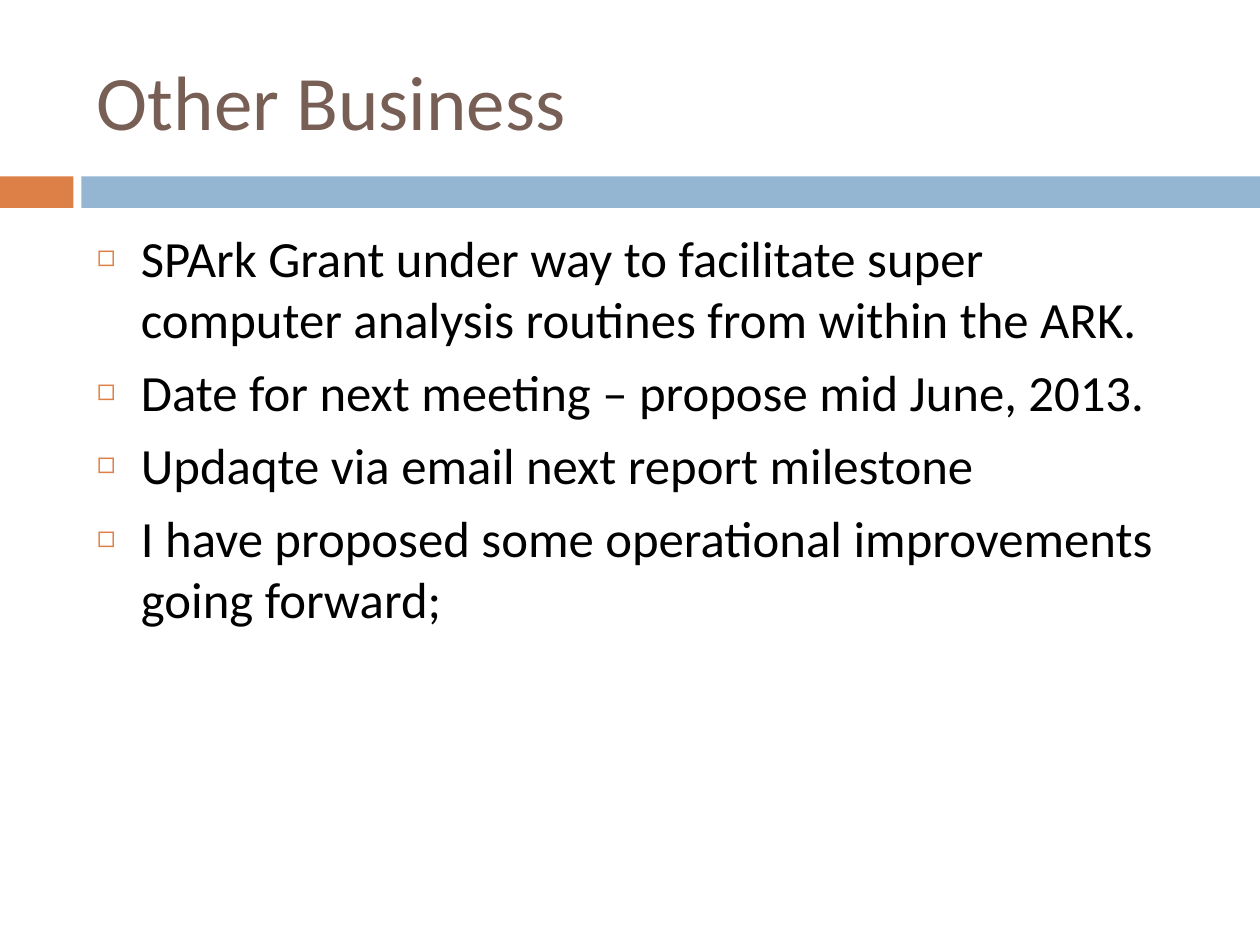
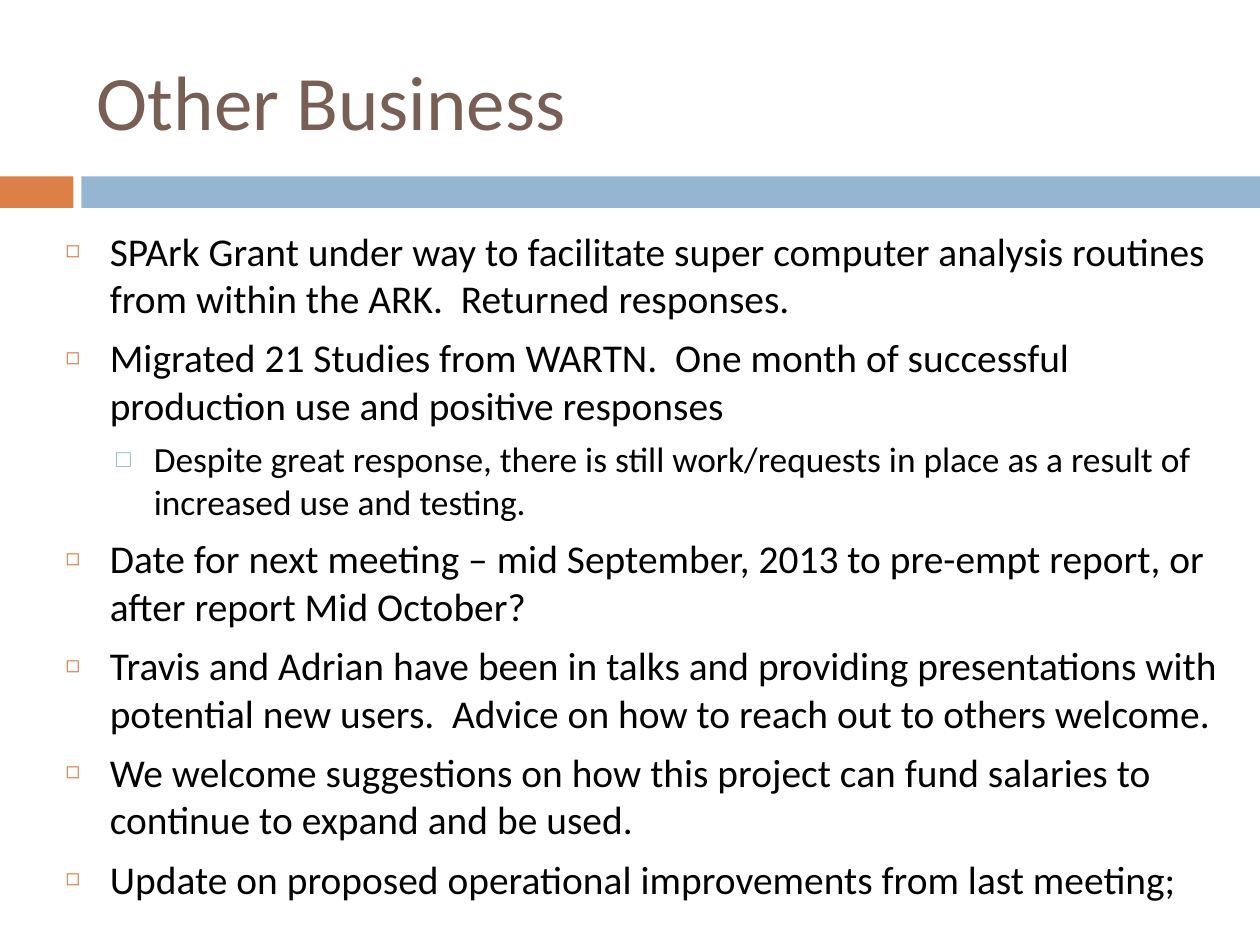
Before and after one commit to tranaweera/ark-informatics, a slide deck: slide 9 of ARK/trunk/usefulTools/TestFilesAndDocuments/steering committee/NeCTAR/Steering Committee Meetings/Steering Committee Meeting June_2013.pptx. Drawn at 1260x945 pixels with LibreOffice and Linux fonts; fonts in the diff are those of the drawing. Boxes give left, top, right and bottom in pixels: in the first picture for what was removed or moved away, otherwise in the second. Text is boxed around its words. In the diff, an @@ line names an element or a change of style, - is before the commit and + after.

```diff
--- a/ARK/trunk/usefulTools/TestFilesAndDocuments/steering committee/NeCTAR/Steering Committee Meetings/Steering Committee Meeting June_2013.pptx
+++ b/ARK/trunk/usefulTools/TestFilesAndDocuments/steering committee/NeCTAR/Steering Committee Meetings/Steering Committee Meeting June_2013.pptx
@@ text at bbox=[110, 238, 1216, 901]: text changed; size 29 to 22.5 pt @@
-◻ SPArk Grant under way to facilitate super computer analysis routines from within the ARK.
-◻ Date for next meeting – propose mid June, 2013.
-◻ Updaqte via email next report milestone
-◻ I have proposed some operational improvements going forward;
+◻ SPArk Grant under way to facilitate super computer analysis routines from within the ARK. Returned responses.
+◻ Migrated 21 Studies from WARTN. One month of successful production use and positive responses
+  □ Despite great response, there is still work/requests in place as a result of increased use and testing.
+◻ Date for next meeting – mid September, 2013 to pre-empt report, or after report Mid October?
+◻ Travis and Adrian have been in talks and providing presentations with potential new users. Advice on how to reach out to others welcome.
+◻ We welcome suggestions on how this project can fund salaries to continue to expand and be used.
+◻ Update on proposed operational improvements from last meeting;
```
Also in this commit, not shown: 6 other slides changed, 2 slides added, 1 slide removed.
